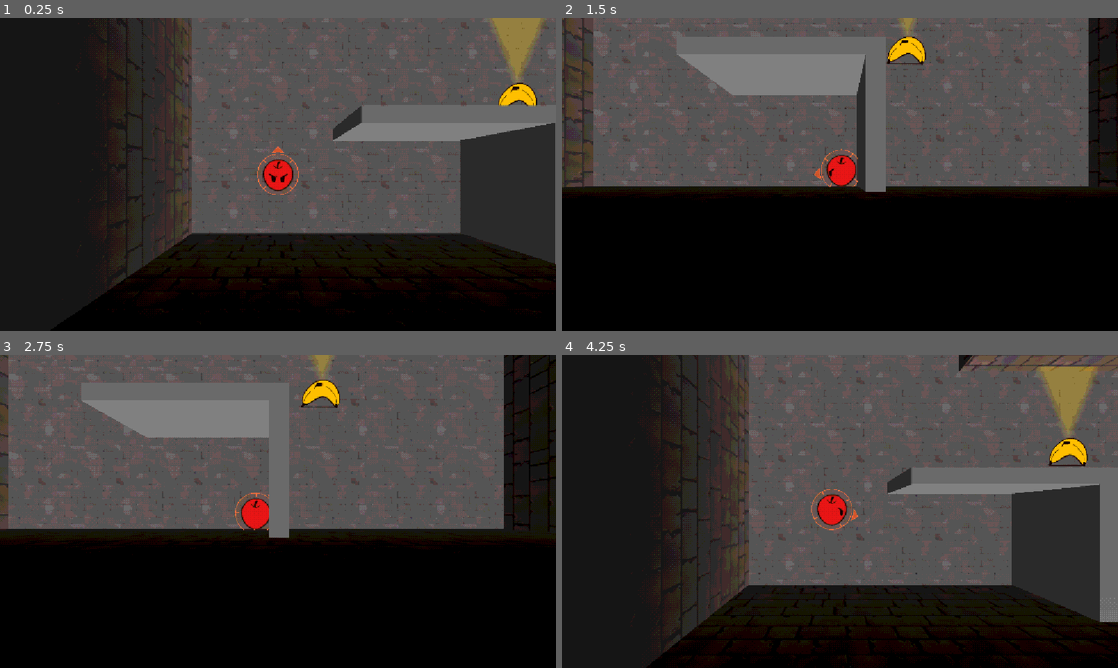
Above: before the commit, frames 1-4 (two rows, left to right).
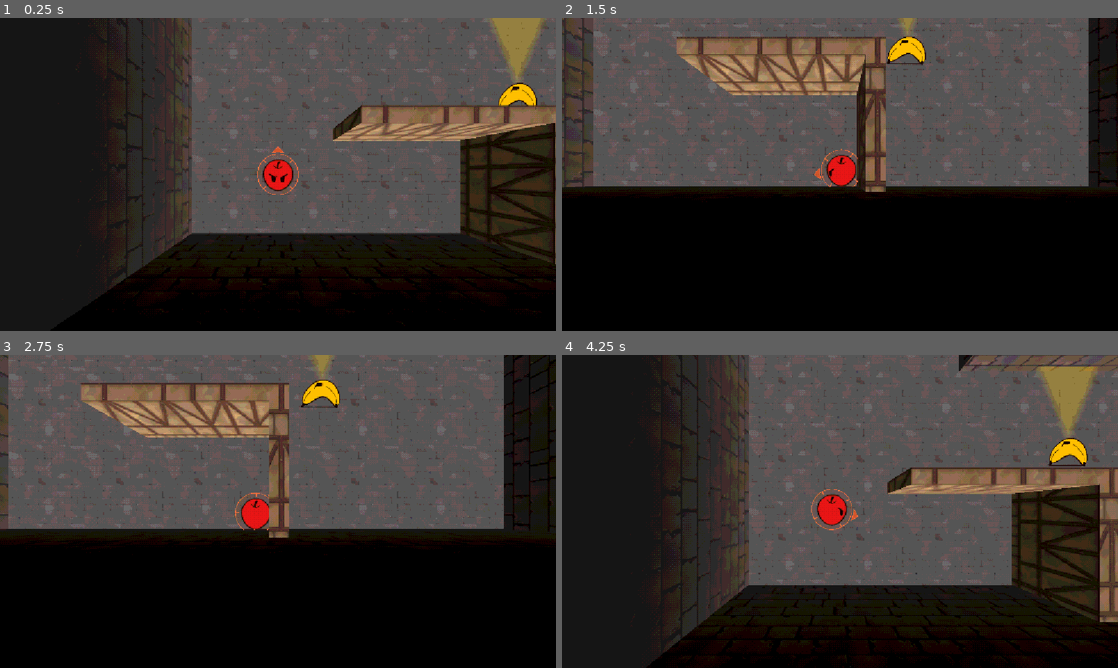
Above: after the commit, the same moments.

Repository: CasualShrub/arrow-head
Game: Godot game, scene res://scenes/levels/level_3.tscn
The game is run twice, just before and just after one commit, with the same random seed, the same clock (stepped at 60 frames per second) and the same inputs. This scene is started directly instead of the project's main scene. Sound files missing from this copy of the repository are replaced by a short silence.
Inputs (mouse positions are in pixels of both pictures, inside the frame that each line leads up to):
- Up to frame 1 (0.25 s): no input
- Up to frame 2 (1.5 s): tap Enter at 0.5 s; move the mouse to (962, 158) at 0.52 s; hold D (move_right) 0.53-1.28 s; hold Space (fire) 0.53-1.28 s; move the mouse to (728, 190) at 1.27 s; hold S (move_down) from 1.28 s (still down); tap Space (fire) at 1.35 s
- Up to frame 3 (2.75 s): move the mouse to (333, 442) at 2.02 s; release S (move_down) at 2.03 s; hold D (move_right) from 2.03 s (still down); hold Space (fire) from 2.03 s (still down); tap R at 2.1 s
- Up to frame 4 (4.25 s): move the mouse to (812, 574) at 2.77 s; release D (move_right) at 2.78 s; release Space (fire) at 2.78 s; hold W (move_up) 2.78-3.53 s; tap Space (fire) at 2.85 s; move the mouse to (1006, 558) at 3.52 s; hold A (move_left) from 3.53 s (still down); hold Space (fire) from 3.53 s (still down)

The runs differ from the first frame. In frame 1, 5.9% of the frame differs, in the area x 59-100%, y 27-79%; in frame 2, 7.3%, in the area x 20-59%, y 6-56%; in frame 3, 6.8%; in frame 4, 6.1%.

Commit message:
just use woodgate material in level 3 for now (no bookshelves)

Diff:
--- a/scenes/levels/level_3.tscn
+++ b/scenes/levels/level_3.tscn
@@ -8,6 +8,7 @@
 [ext_resource type="Material" uid="uid://bspie6d5acqw8" path="res://materials/stone_floor_material.tres" id="6_ugcn1"]
 [ext_resource type="Shader" uid="uid://br4t4iofbd1o1" path="res://shaders/textured_fade.gdshader" id="7_tfade"]
 [ext_resource type="Texture2D" uid="uid://duy7x13uwce0v" path="res://assets/textures/brickwall.png" id="8_bricktex"]
+[ext_resource type="Material" uid="uid://cwoodgate0tut" path="res://materials/wood_gate_material.tres" id="9_pimnq"]
 
 [sub_resource type="ShaderMaterial" id="ShaderMaterial_n6eey"]
 render_priority = 0
@@ -17,7 +18,7 @@
 shader_parameter/wall_height = 0.51
 shader_parameter/fade_start = -0.04
 
-[node name="Encounter" unique_id=571267862 instance=ExtResource("1_o8c3j")]
+[node name="Encounter2" unique_id=571267862 instance=ExtResource("1_o8c3j")]
 music_track = "Lvl_2_3"
 
 [node name="Player" parent="SubViewportContainer/SubViewport/World" parent_id_path=PackedInt32Array(1589957074) index="0" unique_id=508579643]
@@ -26,15 +27,9 @@
 [node name="fire" parent="SubViewportContainer/SubViewport/World/Enemies" parent_id_path=PackedInt32Array(1185931971) index="0" unique_id=951565459 instance=ExtResource("3_fkk1g")]
 transform = Transform3D(1, 0, 0, 0, 1, 0, 0, 0, 1, 15.308413, 0, 25.801744)
 
-[node name="Marker3D2" type="Marker3D" parent="SubViewportContainer/SubViewport/World/Enemies/fire/PatrolPoints" parent_id_path=PackedInt32Array(951565459, 1646478367) index="1" unique_id=1176462868]
-transform = Transform3D(1, 0, 0, 0, 1, 0, 0, 0, 1, -4.977087, 0, 0)
-
 [node name="frost" parent="SubViewportContainer/SubViewport/World/Enemies" parent_id_path=PackedInt32Array(1185931971) index="1" unique_id=955806617 instance=ExtResource("4_ugcn1")]
 transform = Transform3D(1, 0, 0, 0, 1, 0, 0, 0, 1, 10.425558, 0, 28.688429)
 
-[node name="Marker3D2" type="Marker3D" parent="SubViewportContainer/SubViewport/World/Enemies/frost/PatrolPoints" parent_id_path=PackedInt32Array(955806617, 1646478367) index="1" unique_id=4839002]
-transform = Transform3D(1, 0, 0, 0, 1, 0, 0, 0, 1, 4.947959, 0, 0)
-
 [node name="spray" parent="SubViewportContainer/SubViewport/World/Enemies" parent_id_path=PackedInt32Array(1185931971) index="2" unique_id=71488470 instance=ExtResource("5_pimnq")]
 transform = Transform3D(1, 0, 0, 0, 1, 0, 0, 0, 1, 10.525992, 0, 32.87049)
 
@@ -47,38 +42,14 @@
 [node name="frost2" parent="SubViewportContainer/SubViewport/World/Enemies" parent_id_path=PackedInt32Array(1185931971) index="5" unique_id=1225890532 instance=ExtResource("4_ugcn1")]
 transform = Transform3D(1, 0, 0, 0, 1, 0, 0, 0, 1, 4.735272, 0, 28.48721)
 
-[node name="Marker3D2" type="Marker3D" parent="SubViewportContainer/SubViewport/World/Enemies/frost2/PatrolPoints" parent_id_path=PackedInt32Array(1225890532, 1646478367) index="1" unique_id=305183650]
-transform = Transform3D(1, 0, 0, 0, 1, 0, 0, 0, 1, -1.4674339, 0, 0)
-
 [node name="fire2" parent="SubViewportContainer/SubViewport/World/Enemies" parent_id_path=PackedInt32Array(1185931971) index="6" unique_id=992214563 instance=ExtResource("3_fkk1g")]
 transform = Transform3D(1, 0, 0, 0, 1, 0, 0, 0, 1, 7.1543865, 0, 24.59525)
 
-[node name="Marker3D2" type="Marker3D" parent="SubViewportContainer/SubViewport/World/Enemies/fire2/PatrolPoints" parent_id_path=PackedInt32Array(992214563, 1646478367) index="1" unique_id=1795377191]
-transform = Transform3D(1, 0, 0, 0, 1, 0, 0, 0, 1, -1.8012676, 0, 0)
-
 [node name="archer" parent="SubViewportContainer/SubViewport/World/Enemies" parent_id_path=PackedInt32Array(1185931971) index="7" unique_id=1949561034 instance=ExtResource("6_2bnyt")]
 transform = Transform3D(1, 0, 0, 0, 1, 0, 0, 0, 1, 8.633387, -0.1922096, 19.38399)
 
-[node name="Marker3D2" type="Marker3D" parent="SubViewportContainer/SubViewport/World/Enemies/archer/PatrolPoints" parent_id_path=PackedInt32Array(1949561034, 1646478367) index="1" unique_id=1258351500]
-transform = Transform3D(1, 0, 0, 0, 1, 0, 0, 0, 1, -5.3362494, 0, 0)
-
-[node name="Marker3D3" type="Marker3D" parent="SubViewportContainer/SubViewport/World/Enemies/archer/PatrolPoints" parent_id_path=PackedInt32Array(1949561034, 1646478367) index="2" unique_id=256105171]
-transform = Transform3D(1, 0, 0, 0, 1, 0, 0, 0, 1, -5.3362494, 0, -4.7100563)
-
-[node name="Marker3D4" type="Marker3D" parent="SubViewportContainer/SubViewport/World/Enemies/archer/PatrolPoints" parent_id_path=PackedInt32Array(1949561034, 1646478367) index="3" unique_id=418480978]
-transform = Transform3D(1, 0, 0, 0, 1, 0, 0, 0, 1, -0.0016651154, 0, -4.7100563)
-
 [node name="archer2" parent="SubViewportContainer/SubViewport/World/Enemies" parent_id_path=PackedInt32Array(1185931971) index="8" unique_id=2023711144 instance=ExtResource("6_2bnyt")]
 transform = Transform3D(1, 0, 0, 0, 1, 0, 0, 0, 1, 3.6608362, -0.14746892, 15.0087385)
-
-[node name="Marker3D2" type="Marker3D" parent="SubViewportContainer/SubViewport/World/Enemies/archer2/PatrolPoints" parent_id_path=PackedInt32Array(2023711144, 1646478367) index="1" unique_id=1746851764]
-transform = Transform3D(1, 0, 0, 0, 1, 0, 0, 0, 1, 4.8338146, 0, 0)
-
-[node name="Marker3D3" type="Marker3D" parent="SubViewportContainer/SubViewport/World/Enemies/archer2/PatrolPoints" parent_id_path=PackedInt32Array(2023711144, 1646478367) index="2" unique_id=73269436]
-transform = Transform3D(1, 0, 0, 0, 1, 0, 0, 0, 1, 4.8338146, 0, 4.3076563)
-
-[node name="Marker3D4" type="Marker3D" parent="SubViewportContainer/SubViewport/World/Enemies/archer2/PatrolPoints" parent_id_path=PackedInt32Array(2023711144, 1646478367) index="3" unique_id=1148494343]
-transform = Transform3D(1, 0, 0, 0, 1, 0, 0, 0, 1, -0.31773233, 0, 4.3076563)
 
 [node name="Floor" parent="SubViewportContainer/SubViewport/World" parent_id_path=PackedInt32Array(1589957074) index="2" unique_id=1674034061]
 material = ExtResource("6_ugcn1")
@@ -125,36 +96,42 @@
 use_collision = true
 collision_layer = 4
 size = Vector3(5.9386187, 2.5149536, 0.2885177)
+material = ExtResource("9_pimnq")
 
 [node name="CSGBox3D17" type="CSGBox3D" parent="SubViewportContainer/SubViewport/World/book shelves" index="1" unique_id=976780930]
 transform = Transform3D(1, 0, 0, 0, 1, 0, 0, 0, 1, 3.4900615, 0.29042912, 29.086546)
 use_collision = true
 collision_layer = 4
 size = Vector3(3.5338845, 2.5149536, 0.2885177)
+material = ExtResource("9_pimnq")
 
 [node name="CSGBox3D20" type="CSGBox3D" parent="SubViewportContainer/SubViewport/World/book shelves" index="2" unique_id=2146434706]
 transform = Transform3D(1, 0, 0, 0, 1, 0, 0, 0, 1, 7.86887, 0.29042912, 33.659832)
 use_collision = true
 collision_layer = 4
 size = Vector3(3.5338845, 2.5149536, 0.2885177)
+material = ExtResource("9_pimnq")
 
 [node name="CSGBox3D21" type="CSGBox3D" parent="SubViewportContainer/SubViewport/World/book shelves" index="3" unique_id=1568084848]
 transform = Transform3D(1, 0, 0, 0, 1, 0, 0, 0, 1, 9.465781, 0.29042912, 34.90118)
 use_collision = true
 collision_layer = 4
 size = Vector3(0.34006238, 2.5149536, 2.771212)
+material = ExtResource("9_pimnq")
 
 [node name="CSGBox3D18" type="CSGBox3D" parent="SubViewportContainer/SubViewport/World/book shelves" index="4" unique_id=558494723]
 transform = Transform3D(1, 0, 0, 0, 1, 0, 0, 0, 1, 6.6487913, 0.29042912, 25.364927)
 use_collision = true
 collision_layer = 4
 size = Vector3(3.5338845, 2.5149536, 0.2885177)
+material = ExtResource("9_pimnq")
 
 [node name="CSGBox3D19" type="CSGBox3D" parent="SubViewportContainer/SubViewport/World/book shelves" index="5" unique_id=268350208]
 transform = Transform3D(1, 0, 0, 0, 1, 0, 0, 0, 1, 5.65559, 0.29042912, 20.280573)
 use_collision = true
 collision_layer = 4
 size = Vector3(7.0419183, 2.5149536, 0.2885177)
+material = ExtResource("9_pimnq")
 
 [node name="brick walls" type="Node3D" parent="SubViewportContainer/SubViewport/World/book shelves" index="6" unique_id=1577970944]
 
@@ -192,6 +169,36 @@
 collision_layer = 4
 size = Vector3(0.9604149, 5.5875854, 6.239602)
 material = SubResource("ShaderMaterial_n6eey")
+
+[node name="SubViewportContainer_SubViewport_World_Enemies_archer2_PatrolPoints#Marker3D2" type="Marker3D" parent="." index="1" unique_id=1746851764]
+transform = Transform3D(1, 0, 0, 0, 1, 0, 0, 0, 1, 4.8338146, 0, 0)
+
+[node name="SubViewportContainer_SubViewport_World_Enemies_archer2_PatrolPoints#Marker3D3" type="Marker3D" parent="." index="2" unique_id=73269436]
+transform = Transform3D(1, 0, 0, 0, 1, 0, 0, 0, 1, 4.8338146, 0, 4.3076563)
+
+[node name="SubViewportContainer_SubViewport_World_Enemies_archer2_PatrolPoints#Marker3D4" type="Marker3D" parent="." index="3" unique_id=1148494343]
+transform = Transform3D(1, 0, 0, 0, 1, 0, 0, 0, 1, -0.31773233, 0, 4.3076563)
+
+[node name="SubViewportContainer_SubViewport_World_Enemies_archer_PatrolPoints#Marker3D2" type="Marker3D" parent="." index="4" unique_id=1258351500]
+transform = Transform3D(1, 0, 0, 0, 1, 0, 0, 0, 1, -5.3362494, 0, 0)
+
+[node name="SubViewportContainer_SubViewport_World_Enemies_archer_PatrolPoints#Marker3D3" type="Marker3D" parent="." index="5" unique_id=256105171]
+transform = Transform3D(1, 0, 0, 0, 1, 0, 0, 0, 1, -5.3362494, 0, -4.7100563)
+
+[node name="SubViewportContainer_SubViewport_World_Enemies_archer_PatrolPoints#Marker3D4" type="Marker3D" parent="." index="6" unique_id=418480978]
+transform = Transform3D(1, 0, 0, 0, 1, 0, 0, 0, 1, -0.0016651154, 0, -4.7100563)
+
+[node name="SubViewportContainer_SubViewport_World_Enemies_fire2_PatrolPoints#Marker3D2" type="Marker3D" parent="." index="7" unique_id=1795377191]
+transform = Transform3D(1, 0, 0, 0, 1, 0, 0, 0, 1, -1.8012676, 0, 0)
+
+[node name="SubViewportContainer_SubViewport_World_Enemies_frost2_PatrolPoints#Marker3D2" type="Marker3D" parent="." index="8" unique_id=305183650]
+transform = Transform3D(1, 0, 0, 0, 1, 0, 0, 0, 1, -1.4674339, 0, 0)
+
+[node name="SubViewportContainer_SubViewport_World_Enemies_frost_PatrolPoints#Marker3D2" type="Marker3D" parent="." index="9" unique_id=4839002]
+transform = Transform3D(1, 0, 0, 0, 1, 0, 0, 0, 1, 4.947959, 0, 0)
+
+[node name="SubViewportContainer_SubViewport_World_Enemies_fire_PatrolPoints#Marker3D2" type="Marker3D" parent="." index="10" unique_id=1176462868]
+transform = Transform3D(1, 0, 0, 0, 1, 0, 0, 0, 1, -4.977087, 0, 0)
 
 [editable path="SubViewportContainer/SubViewport/World/Enemies/fire"]
 [editable path="SubViewportContainer/SubViewport/World/Enemies/frost"]
